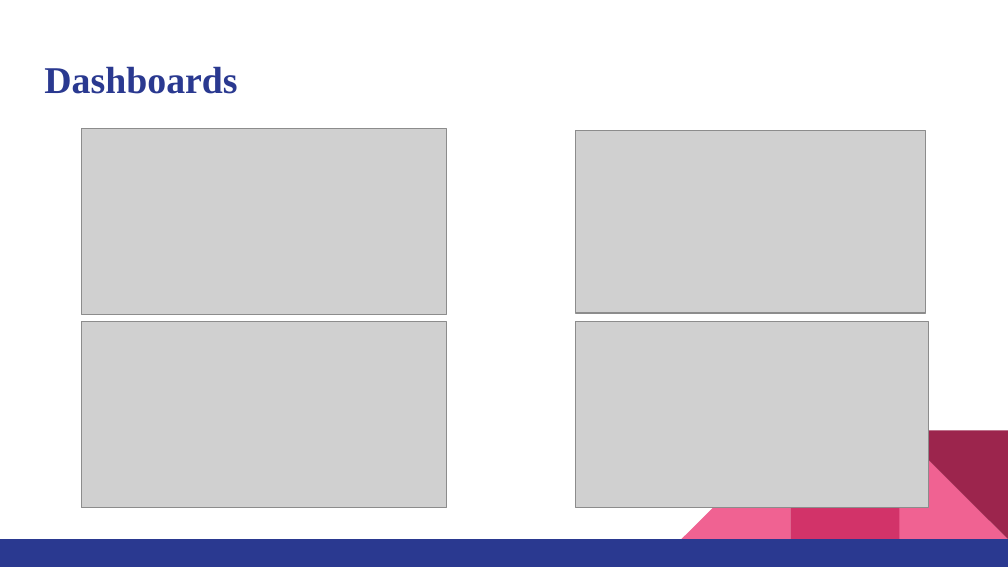
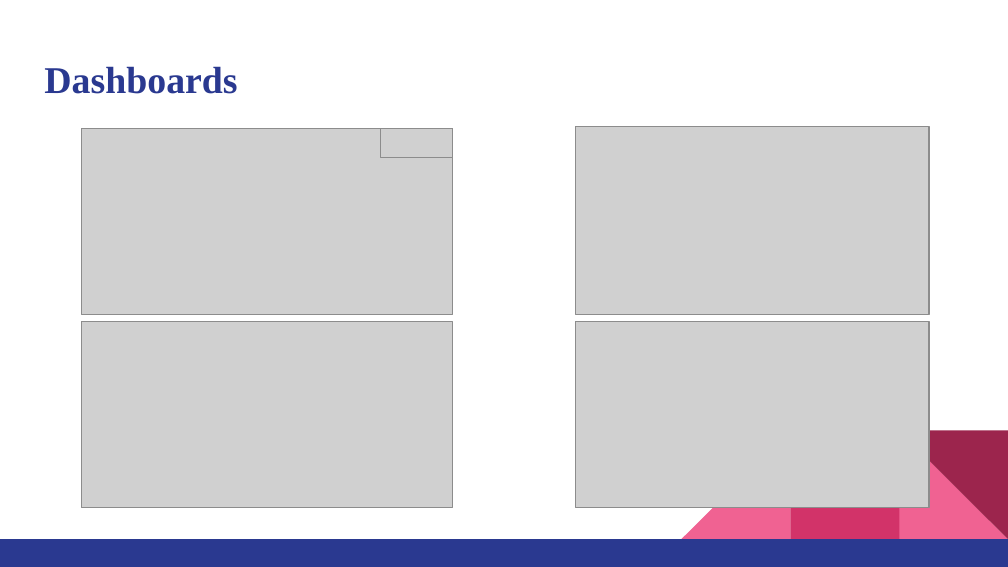
Before and after one commit to aryamishra452/Infosys_Springboard_Virtual_Internship-2026_Batch-11_Team-B, a slide deck: slide 6 of ElectViz_TeamPPT.pptx. Drawn at 1008x567 pixels with LibreOffice and Linux fonts; fonts in the diff are those of the drawing; grey boxes stand for pictures. Boxes give left, top, right and bottom in pixels: in the first picture for what was removed or moved away, otherwise in the second. Text is boxed around its words. In the diff, an @@ line names an element or a change of style, - is before the commit and + after.

```diff
--- a/ElectViz_TeamPPT.pptx
+++ b/ElectViz_TeamPPT.pptx
@@ picture: place and size @@
-picture at <box>82,129,447,316</box>
+picture at <box>82,129,453,316</box>
@@ picture added at <box>381,129,453,158</box> @@
@@ picture: place and size @@
-picture at <box>576,130,925,312</box>
+picture at <box>576,126,929,314</box>
@@ picture: place and size @@
-picture at <box>82,322,447,508</box>
+picture at <box>82,322,453,508</box>
```
Also in this commit, not shown: 3 other slides changed, 2 slides added.
